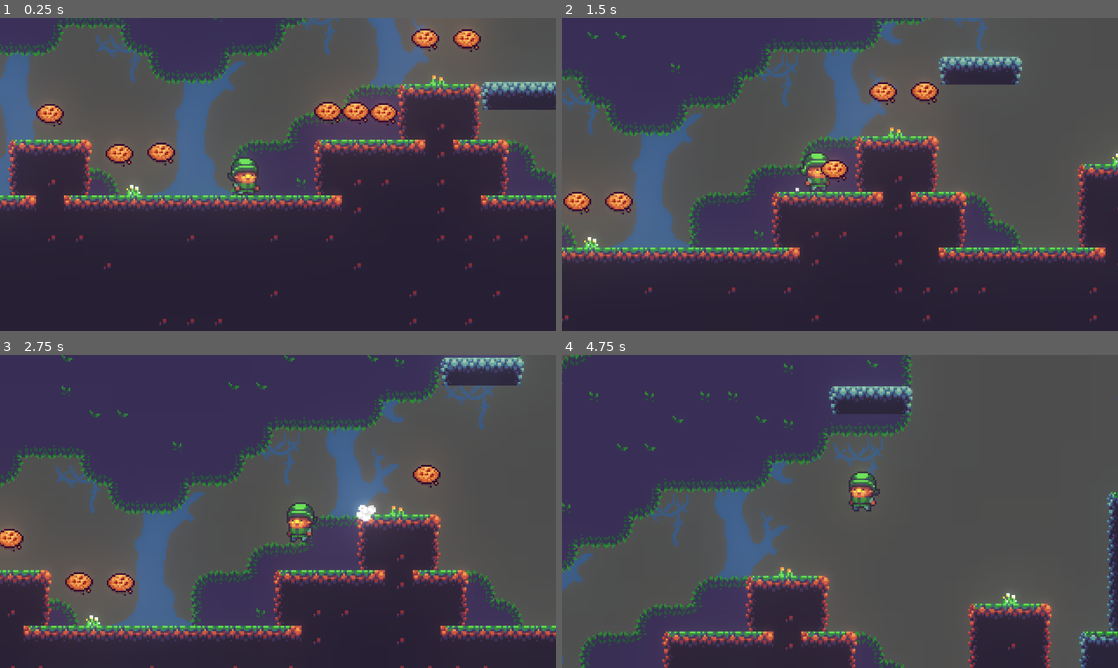
Above: before the commit, frames 1-4 (two rows, left to right).
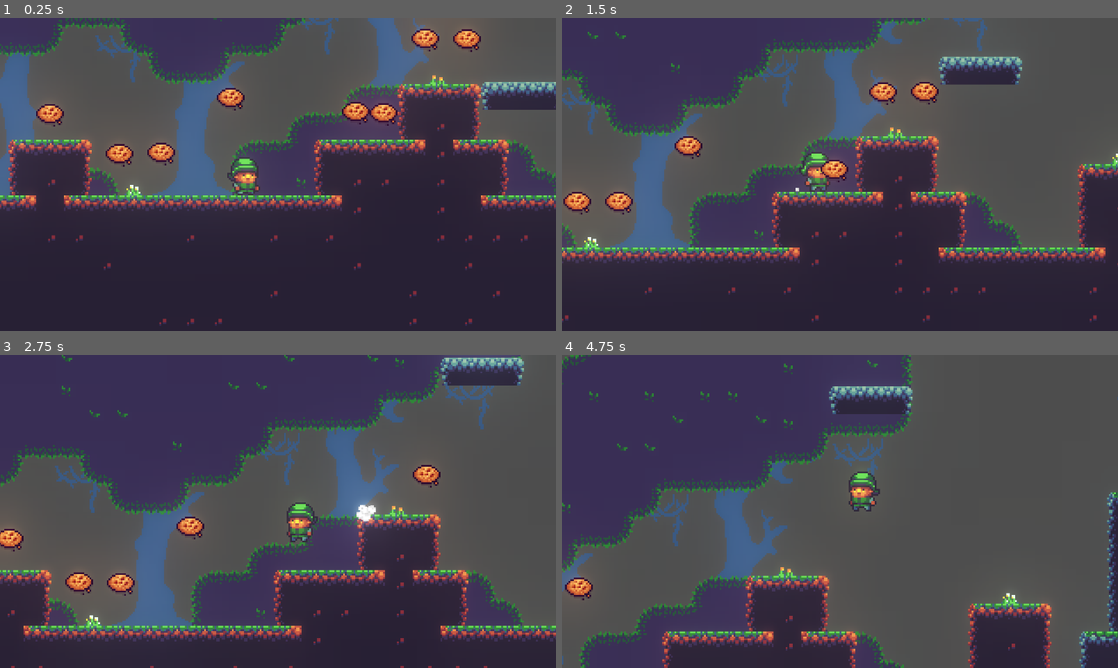
Above: after the commit, the same moments.

Repository: lethiandev/gd-christmas-morning
Game: Godot game, scene res://stages/sandbox/sandbox_stage.tscn
Same seed, same stepped clock (60 frames per second), same inputs: the game is played once before the commit and once after it.
Inputs:
- Up to frame 1 (0.25 s): no input
- Up to frame 2 (1.5 s): hold D (move_right) from 0.53 s (still down); tap W (jump) at 0.77 s
- Up to frame 3 (2.75 s): tap W (jump) at 1.52 s; release D (move_right) at 2.03 s; hold A (move_left) from 2.03 s (still down)
- Up to frame 4 (4.75 s): release A (move_left) at 2.78 s; hold D (move_right) 2.78-4.28 s; tap W (jump) at 3.02, 3.77, 4.52 s; hold A (move_left) from 4.28 s (still down)

The runs differ from the first frame. In frame 1, 0.5% of the frame differs, in the area x 39-62%, y 22-34%; in frame 2, 0.3%; in frame 3, 0.3%; in frame 4, 0.3%.

Commit message:
Remove sprite frames

Diff:
--- a/src/stages/sandbox/sandbox_stage.tscn
+++ b/src/stages/sandbox/sandbox_stage.tscn
@@ -109,16 +109,13 @@
 [node name="Edibles" type="Node" parent="."]
 
 [node name="FoodItem" parent="Edibles" instance=ExtResource( 4 )]
-position = Vector2( 8, -32 )
-sprite_frame = 33
+position = Vector2( -48, -40 )
 
 [node name="FoodItem2" parent="Edibles" instance=ExtResource( 4 )]
 position = Vector2( 24, -32 )
-sprite_frame = 36
 
 [node name="FoodItem3" parent="Edibles" instance=ExtResource( 4 )]
 position = Vector2( 40, -32 )
-sprite_frame = 49
 
 [node name="FoodItem4" parent="Edibles" instance=ExtResource( 4 )]
 position = Vector2( 64, -72 )
@@ -128,16 +125,12 @@
 
 [node name="FoodItem6" parent="Edibles" instance=ExtResource( 4 )]
 position = Vector2( -88, -8 )
-sprite_frame = 40
 
 [node name="FoodItem7" parent="Edibles" instance=ExtResource( 4 )]
 position = Vector2( -112, -8 )
-sprite_frame = 50
 
 [node name="FoodItem8" parent="Edibles" instance=ExtResource( 4 )]
 position = Vector2( -152, -32 )
-sprite_frame = 51
 
 [node name="FoodItem9" parent="Edibles" instance=ExtResource( 4 )]
 position = Vector2( -240, 0 )
-sprite_frame = 51
